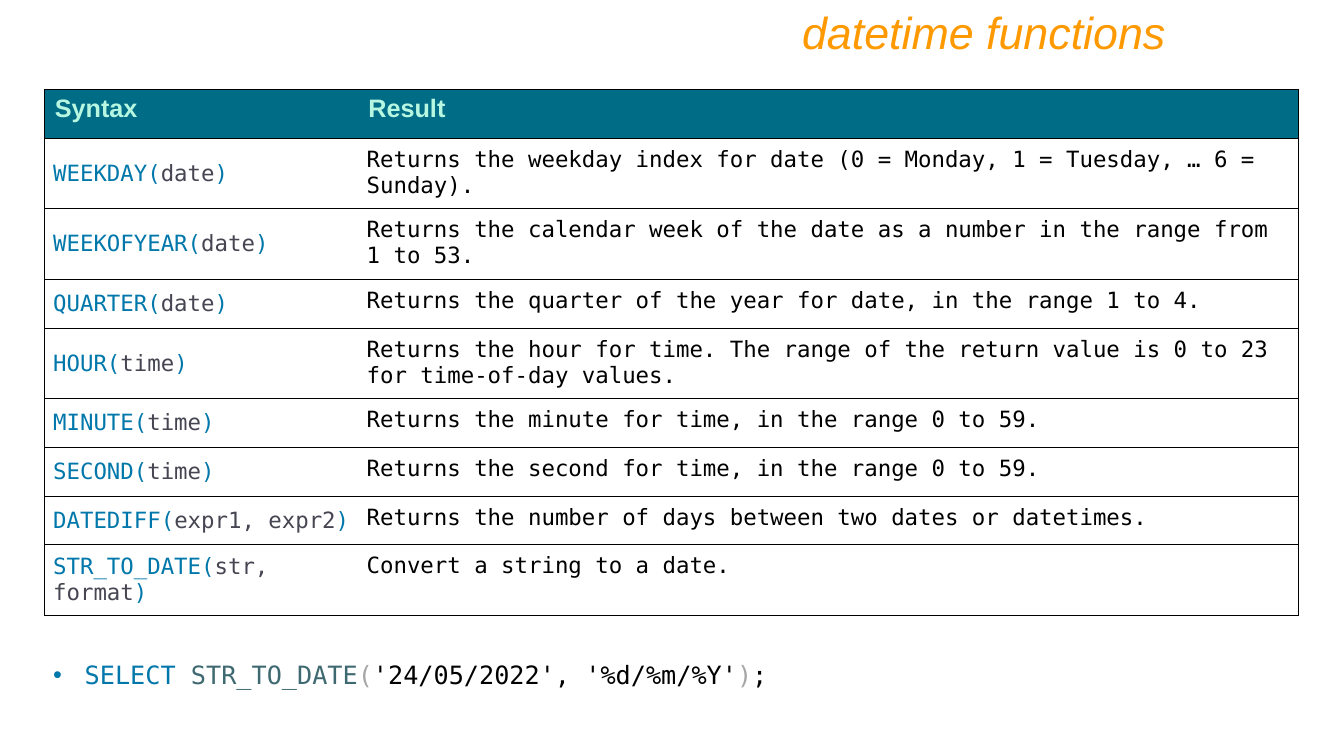
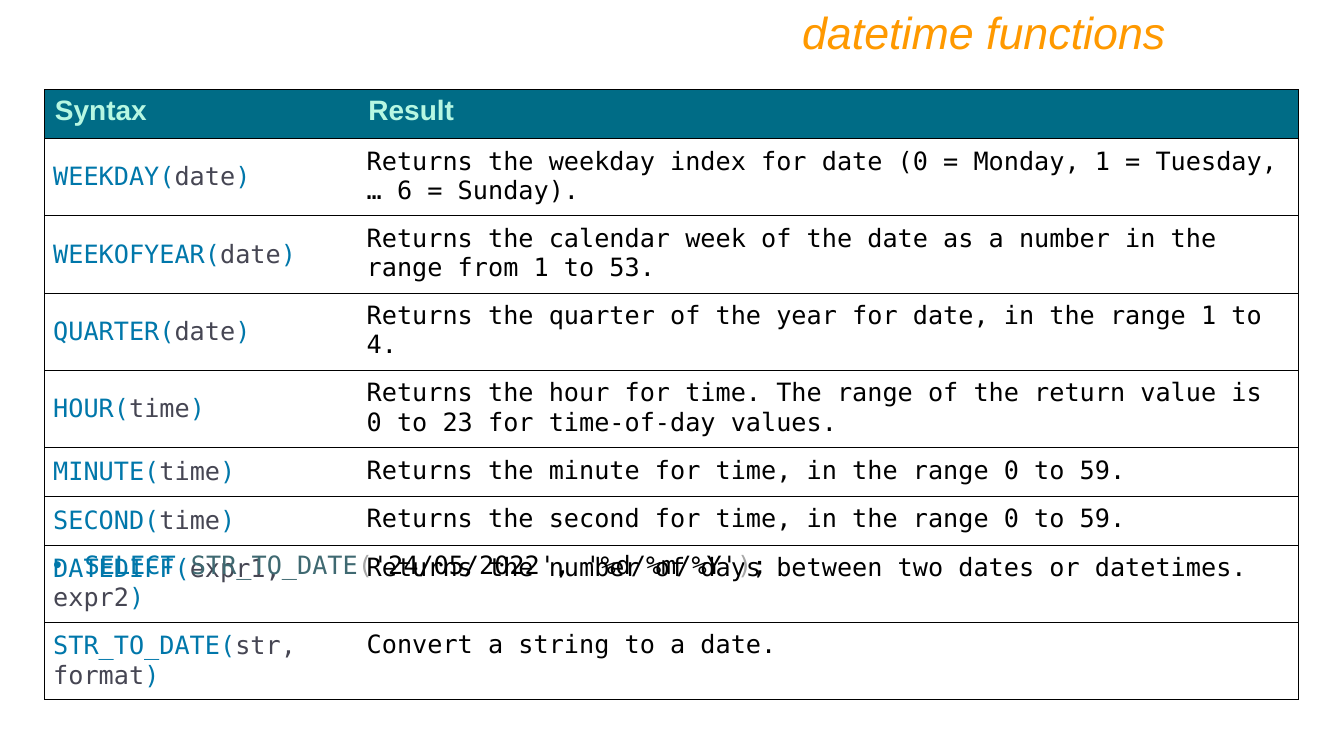
Before and after one commit to sonalikhedkar/Cdac_study, a slide deck: slide 113 of database/IET MySQL PPT Ver9.pptx. Drawn at 1344x756 pixels with LibreOffice and Linux fonts; fonts in the diff are those of the drawing. Boxes give left, top, right and bottom in pixels: in the first picture for what was removed or moved away, otherwise in the second. Text is boxed around its words. In the diff, an @@ line names an element or a change of style, - is before the commit and + after.

```diff
--- a/database/IET MySQL PPT Ver9.pptx
+++ b/database/IET MySQL PPT Ver9.pptx
@@ table at (44,90,1299,692) @@
@@ size 18 to 20 pt in "Syntax", "Result" @@
@@ size 16 to 18 pt @@
@@ text "SELECT STR_TO_DATE('24/05/2022', '%d/%m/%Y');": place and size @@
-text "SELECT STR_TO_DATE('24/05/2022', '%d/%m/%Y');" at (85,665,767,690)
+text "SELECT STR_TO_DATE('24/05/2022', '%d/%m/%Y');" at (85,555,767,580)
```
Also in this commit, not shown: 8 other slides changed, 56 slides added, 2 other files.
